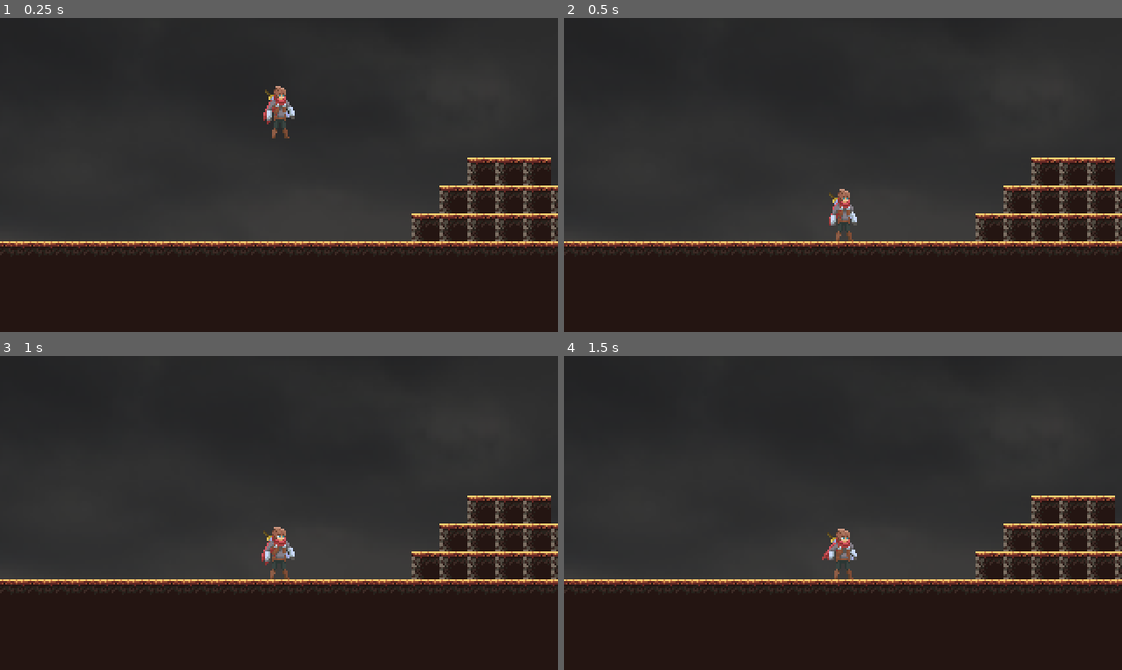
Above: before the commit, frames 1-4 (two rows, left to right).
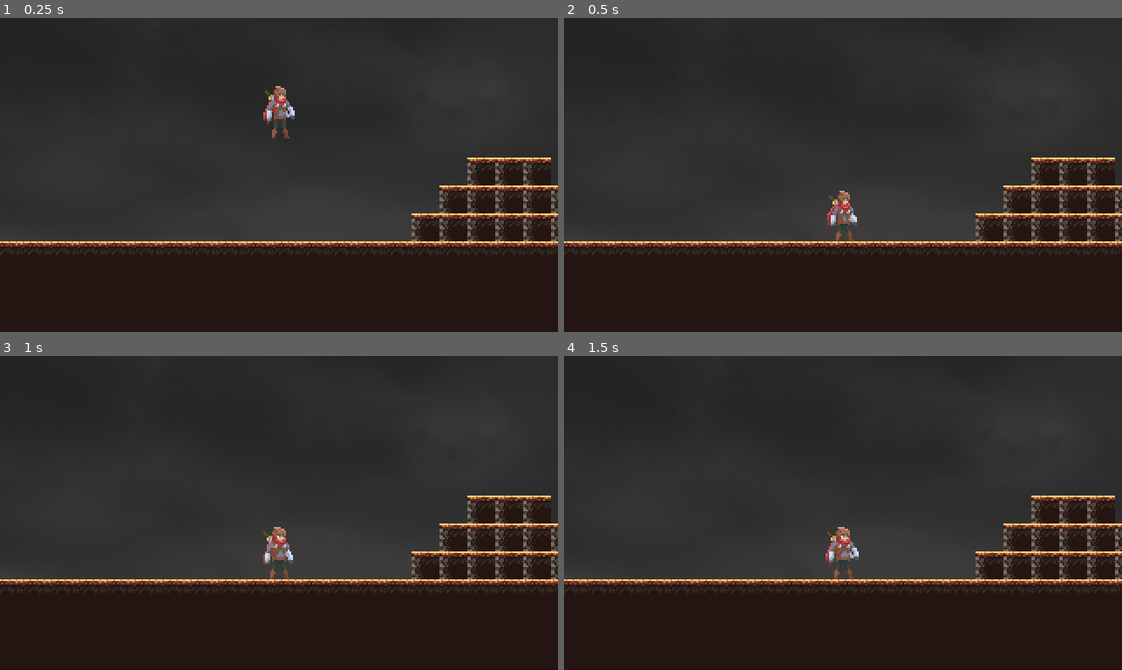
Above: after the commit, the same moments.

Repository: penguix0/IntoTheDeep
Game: Godot game, scene res://Assets/Scene/Main.tscn
Two runs of this game, one before a commit and one after it. Both use one fixed random seed, a clock stepped at 60 frames per second and the inputs below.
Inputs:
- Up to frame 1 (0.25 s): no input
- Up to frame 2 (0.5 s): no input
- Up to frame 3 (1 s): no input
- Up to frame 4 (1.5 s): no input

Frame 1 is identical in both runs. In frame 2, 0.3% of the frame differs, in the area x 47-53%, y 54-69%; in frame 3, 0.2%; in frame 4, 0.3%, in the area x 46-53%, y 54-72%.

Commit message:
working on an animationTree refactor
The current AnimationTree is too messy, so I'm working on a reimplementation

Diff:
--- a/Assets/Player/Player.tscn
+++ b/Assets/Player/Player.tscn
@@ -19,15 +19,93 @@
 [ext_resource path="res://Assets/Player/Animations/sword_out.tres" type="Animation" id=17]
 [ext_resource path="res://Assets/Player/Animations/jump_mid_air.tres" type="Animation" id=18]
 [ext_resource path="res://Assets/Player/Animations/jump_fall.tres" type="Animation" id=19]
-[ext_resource path="res://Assets/Player/Sprite/Individual Sprites/adventurer-attack2-00.png" type="Texture" id=20]
+[ext_resource path="res://Assets/Player/Sprite/Individual Sprites/adventurer-idle-03.png" type="Texture" id=20]
 [ext_resource path="res://Assets/Player/Animations/sword_1.tres" type="Animation" id=21]
 [ext_resource path="res://Assets/Player/attackTimer.gd" type="Script" id=22]
 [ext_resource path="res://Assets/Player/Animations/sword_2.tres" type="Animation" id=23]
 [ext_resource path="res://Assets/Player/Animations/sword_3.tres" type="Animation" id=24]
 
+[sub_resource type="AnimationNodeAnimation" id=103]
+animation = "sword_1"
+
+[sub_resource type="AnimationNodeAnimation" id=104]
+animation = "sword_2"
+
+[sub_resource type="AnimationNodeAnimation" id=105]
+animation = "sword_3"
+
+[sub_resource type="AnimationNodeStateMachineTransition" id=106]
+
+[sub_resource type="AnimationNodeStateMachineTransition" id=107]
+
+[sub_resource type="AnimationNodeStateMachineTransition" id=108]
+
+[sub_resource type="AnimationNodeStateMachineTransition" id=109]
+
+[sub_resource type="AnimationNodeStateMachine" id=81]
+states/sword_1/node = SubResource( 103 )
+states/sword_1/position = Vector2( 646, 67 )
+states/sword_2/node = SubResource( 104 )
+states/sword_2/position = Vector2( 840, 67 )
+states/sword_3/node = SubResource( 105 )
+states/sword_3/position = Vector2( 1037, 67 )
+transitions = [ "sword_1", "sword_2", SubResource( 106 ), "sword_2", "sword_3", SubResource( 107 ), "sword_3", "sword_2", SubResource( 108 ), "sword_2", "sword_1", SubResource( 109 ) ]
+
 [sub_resource type="AnimationNodeAnimation" id=8]
 animation = "crouch"
 
+[sub_resource type="AnimationNodeAnimation" id=82]
+animation = "run"
+
+[sub_resource type="AnimationNodeAnimation" id=83]
+animation = "walk"
+
+[sub_resource type="AnimationNodeStateMachineTransition" id=84]
+
+[sub_resource type="AnimationNodeStateMachineTransition" id=85]
+
+[sub_resource type="AnimationNodeStateMachine" id=86]
+states/run/node = SubResource( 82 )
+states/run/position = Vector2( 482, 264 )
+states/walk/node = SubResource( 83 )
+states/walk/position = Vector2( 683, 264 )
+transitions = [ "run", "walk", SubResource( 84 ), "walk", "run", SubResource( 85 ) ]
+graph_offset = Vector2( 41, 73 )
+
+[sub_resource type="AnimationNodeAnimation" id=87]
+animation = "idle_normal"
+
+[sub_resource type="AnimationNodeAnimation" id=88]
+animation = "idle_sword"
+
+[sub_resource type="AnimationNodeAnimation" id=89]
+animation = "sword_in"
+
+[sub_resource type="AnimationNodeAnimation" id=90]
+animation = "sword_out"
+
+[sub_resource type="AnimationNodeStateMachineTransition" id=91]
+
+[sub_resource type="AnimationNodeStateMachineTransition" id=92]
+
+[sub_resource type="AnimationNodeStateMachineTransition" id=93]
+switch_mode = 2
+
+[sub_resource type="AnimationNodeStateMachineTransition" id=94]
+switch_mode = 2
+
+[sub_resource type="AnimationNodeStateMachine" id=95]
+states/idle_normal/node = SubResource( 87 )
+states/idle_normal/position = Vector2( 420, 85 )
+states/idle_sword/node = SubResource( 88 )
+states/idle_sword/position = Vector2( 780, 85 )
+states/sword_in/node = SubResource( 89 )
+states/sword_in/position = Vector2( 604, 2 )
+states/sword_out/node = SubResource( 90 )
+states/sword_out/position = Vector2( 604, 172 )
+transitions = [ "idle_normal", "sword_out", SubResource( 91 ), "idle_sword", "sword_in", SubResource( 92 ), "sword_out", "idle_sword", SubResource( 93 ), "sword_in", "idle_normal", SubResource( 94 ) ]
+graph_offset = Vector2( 8, -46 )
+
 [sub_resource type="AnimationNodeAnimation" id=9]
 animation = "idle_normal"
 
@@ -185,9 +263,24 @@
 
 [sub_resource type="AnimationNodeStateMachineTransition" id=80]
 
+[sub_resource type="AnimationNodeStateMachineTransition" id=96]
+
+[sub_resource type="AnimationNodeStateMachineTransition" id=97]
+switch_mode = 2
+
+[sub_resource type="AnimationNodeStateMachineTransition" id=98]
+
+[sub_resource type="AnimationNodeStateMachineTransition" id=99]
+
 [sub_resource type="AnimationNodeStateMachine" id=6]
+states/attacking/node = SubResource( 81 )
+states/attacking/position = Vector2( 2378.33, 284.015 )
 states/crouch/node = SubResource( 8 )
 states/crouch/position = Vector2( 858, 597 )
+states/horizontalMovement/node = SubResource( 86 )
+states/horizontalMovement/position = Vector2( 2032.33, 466 )
+states/idle/node = SubResource( 95 )
+states/idle/position = Vector2( 2032.33, 284.015 )
 states/idle_normal/node = SubResource( 9 )
 states/idle_normal/position = Vector2( 516, 51 )
 states/idle_sword/node = SubResource( 10 )
@@ -212,11 +305,17 @@
 states/sword_out/position = Vector2( 850, -68 )
 states/walk/node = SubResource( 14 )
 states/walk/position = Vector2( -104, 466 )
-transitions = [ "idle_normal", "sword_out", SubResource( 15  …(2117 unchanged characters)…  ), "walk", "sword_3", SubResource( 80 ) ]
-start_node = "idle_normal"
-graph_offset = Vector2( 713.33, -90.985 )
+transitions = [ "idle_normal", "sword_out", SubResource( 15  …(2117 unchanged characters)…  ), "walk", "sword_3", SubResource( 80 ), "idle", "attacking", SubResource( 96 ), "attacking", "idle", SubResource( 97 ), "horizontalMovement", "idle", SubResource( 98 ), "idle", "horizontalMovement", SubResource( 99 ) ]
+start_node = "idle"
+graph_offset = Vector2( 1552.33, 264.015 )
 
 [sub_resource type="AnimationNodeStateMachinePlayback" id=7]
+
+[sub_resource type="AnimationNodeStateMachinePlayback" id=100]
+
+[sub_resource type="AnimationNodeStateMachinePlayback" id=101]
+
+[sub_resource type="AnimationNodeStateMachinePlayback" id=102]
 
 [sub_resource type="CapsuleShape2D" id=48]
 radius = 5.0
@@ -272,6 +371,9 @@
 anim_player = NodePath("../AnimationPlayer")
 active = true
 parameters/playback = SubResource( 7 )
+parameters/attacking/playback = SubResource( 100 )
+parameters/horizontalMovement/playback = SubResource( 101 )
+parameters/idle/playback = SubResource( 102 )
 
 [node name="CollisionShape2D" type="CollisionShape2D" parent="."]
 position = Vector2( 0, 5 )
--- a/Assets/Player/Script/movement.gd
+++ b/Assets/Player/Script/movement.gd
@@ -69,7 +69,8 @@
 
 
 	stateMachine = $AnimationTree.get("parameters/playback")
-	stateMachine.start("idle_normal")
+	print ($AnimationTree.get("parameters/playback"))
+	stateMachine.start("idle")
 
 
 # Called every frame. 'delta' is the elapsed time since the previous frame.
Not shown: 1 places in Assets/Player/Player.tscn that only renumber resources
